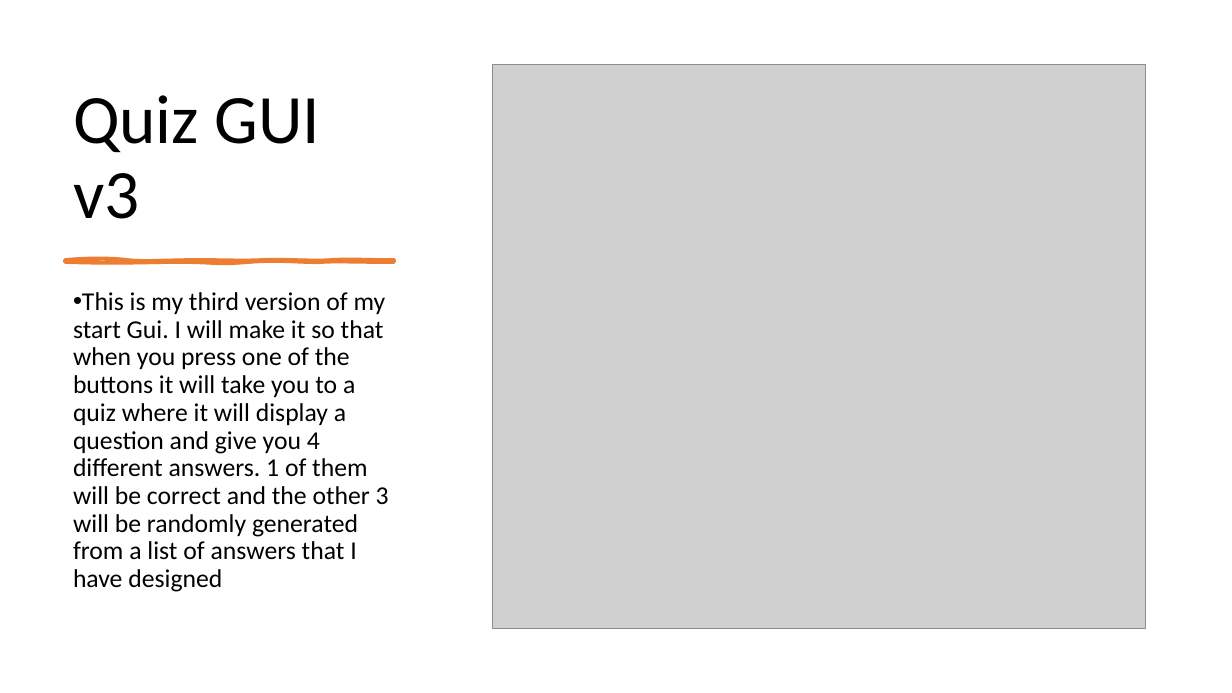
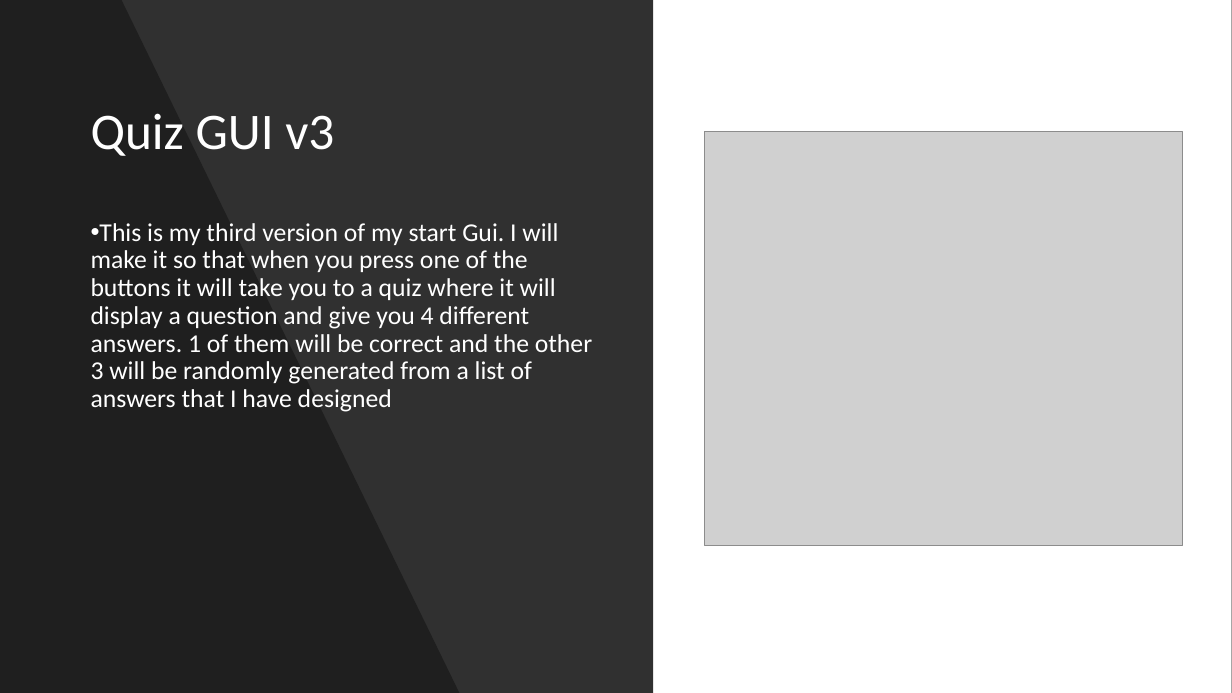
Before and after one commit to morrisj70800/01_Assesment, a slide deck: slide 7 of Programming Assesment.pptx. Drawn at 1232x693 pixels with LibreOffice and Linux fonts; fonts in the diff are those of the drawing; grey boxes stand for pictures. Boxes give left, top, right and bottom in pixels: in the first picture for what was removed or moved away, otherwise in the second. Text is boxed around its words. In the diff, an @@ line names an element or a change of style, - is before the commit and + after.

```diff
--- a/Programming Assesment.pptx
+++ b/Programming Assesment.pptx
@@ background #FFFFFF to #000000 @@
@@ rectangle added at <box>0,0,1232,693</box>, fill #FFFFFF @@
@@ rectangle added at <box>0,0,653,693</box>, fill #000000 at 81% opacity @@
@@ freeform shape added at <box>0,0,459,693</box>, fill #000000 at 35% opacity @@
@@ title "Quiz GUI v3": place and size @@
-title "Quiz GUI v3" at <box>73,95,320,219</box>
+title "Quiz GUI v3" at <box>91,113,334,156</box>
@@ title "Quiz GUI v3" at <box>91,113,334,156</box>: size 54 to 40 pt, text colour #000000 to #FFFFFF; vertical alignment bottom to middle @@
@@ picture: place and size @@
-picture at <box>493,65,1145,628</box>
+picture at <box>704,132,1183,545</box>
@@ text "This is my third version ...": place and size @@
-text "This is my third version ..." at <box>73,292,389,592</box>
+text "This is my third version ..." at <box>91,223,592,412</box>
@@ text "This is my third version ..." at <box>91,223,592,412</box>: text colour #000000 to #FFFFFF @@
@@ freeform shape removed at <box>65,260,394,262</box> @@
```
Also in this commit, not shown: 11 other slides changed, 1 slide added, 3 other files.
